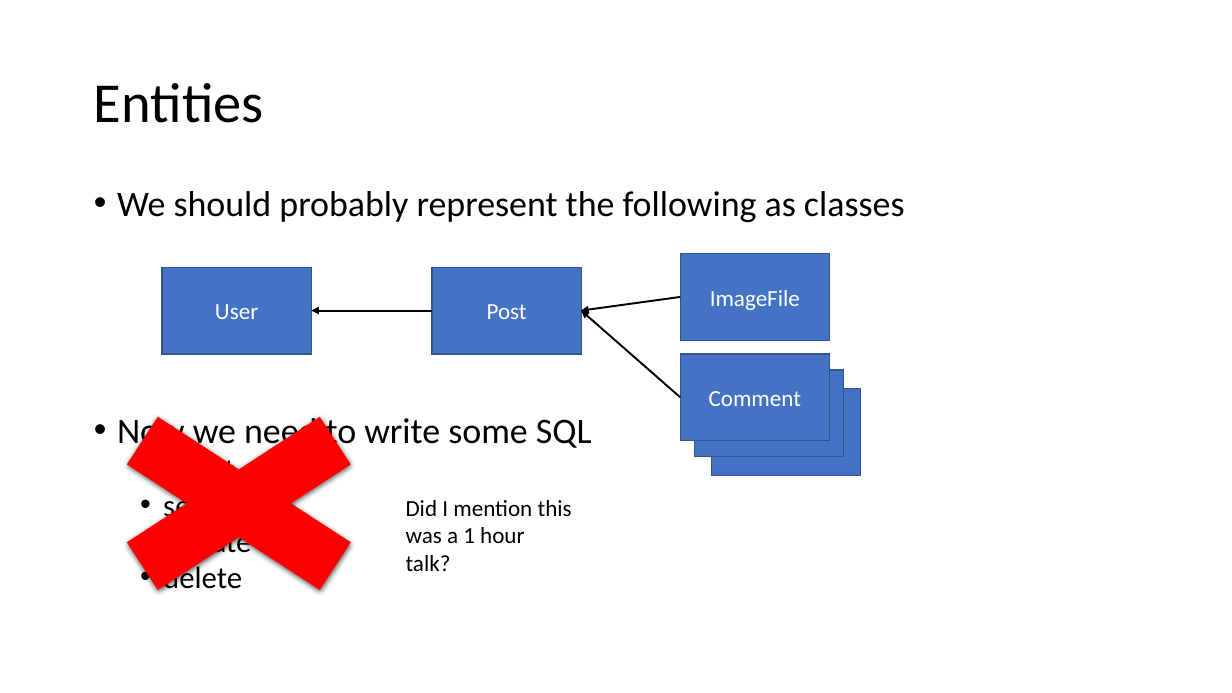
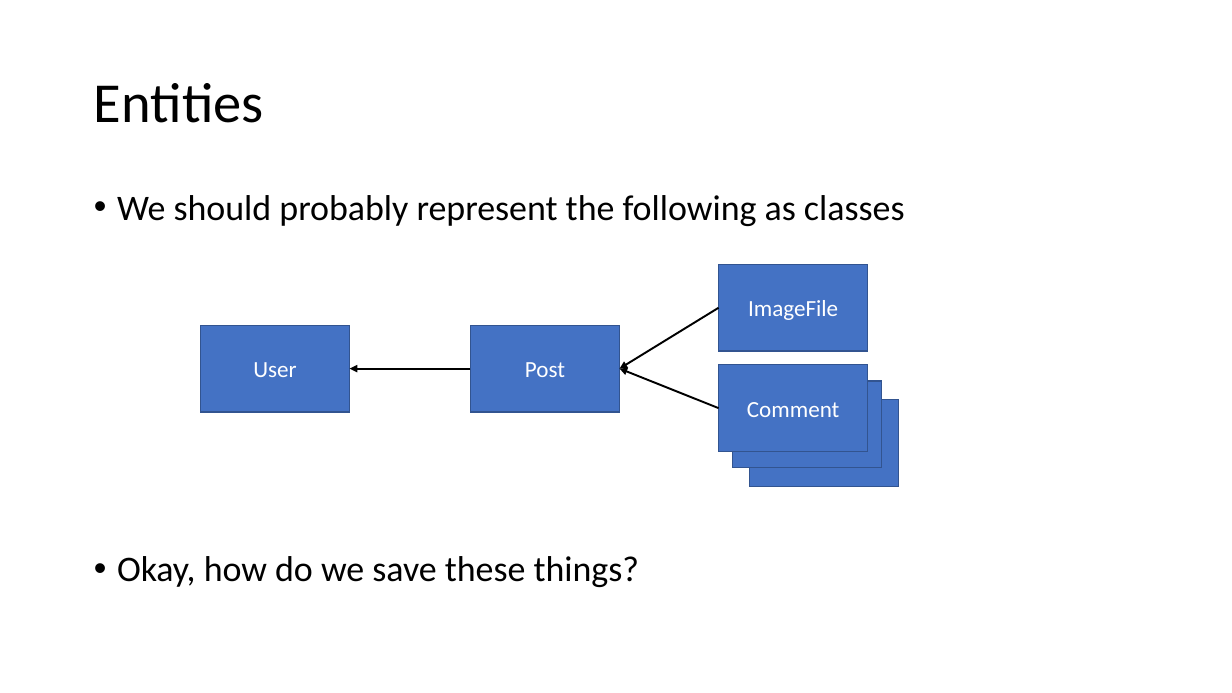
Before and after one commit to aibolit/SixOneFourEight, a slide deck: slide 12 of Presentation.pptx. Drawn at 1232x693 pixels with LibreOffice and Linux fonts; fonts in the diff are those of the drawing. Boxes give left, top, right and bottom in pixels: in the first picture for what was removed or moved away, otherwise in the second. Text is boxed around its words. In the diff, an @@ line names an element or a change of style, - is before the commit and + after.

```diff
--- a/Presentation.pptx
+++ b/Presentation.pptx
@@ text at (117, 195, 905, 226): line spacing 0.8 to 0.9 @@
@@ rectangle "User": place and size @@
-rectangle "User" at (162, 267, 311, 354)
+rectangle "User" at (201, 325, 350, 412)
@@ rectangle "Post": place and size @@
-rectangle "Post" at (433, 267, 582, 354)
+rectangle "Post" at (470, 325, 620, 412)
@@ arrow moved from (680, 297) - (581, 311) to (719, 308) - (620, 369) @@
@@ cross removed at (54, 383, 425, 624) @@
@@ arrow moved from (433, 311) - (311, 311) to (470, 369) - (349, 369) @@
@@ arrow moved from (680, 397) - (581, 311) to (719, 409) - (620, 369) @@
@@ 4 rectangles: place and size @@
-4 rectangles at (680, 253, 861, 476)
+4 rectangles at (719, 264, 899, 486)
@@ text removed at (406, 500, 572, 571) @@
-Did I mention this was a 1 hour talk?
@@ text at (117, 556, 639, 587): text changed; size 24 to 28 pt @@
-• Now we need to write some SQL
-  • insert
-  • select
-  • update
-  • delete
+• Okay, how do we save these things?
```
Also in this commit, not shown: 2 other slides changed, 5 other files.
